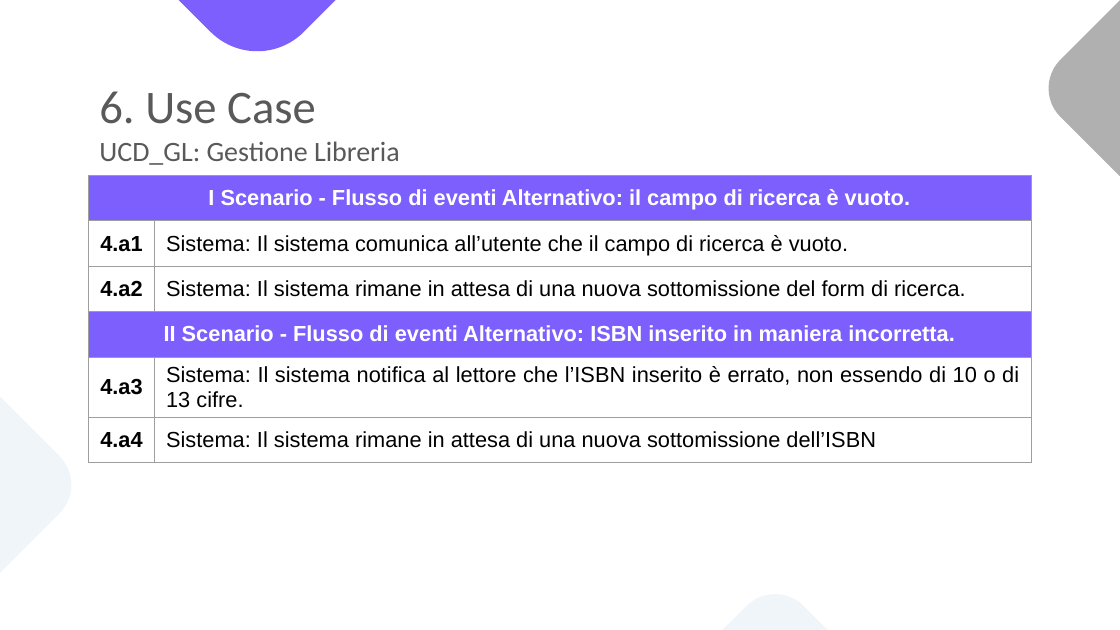
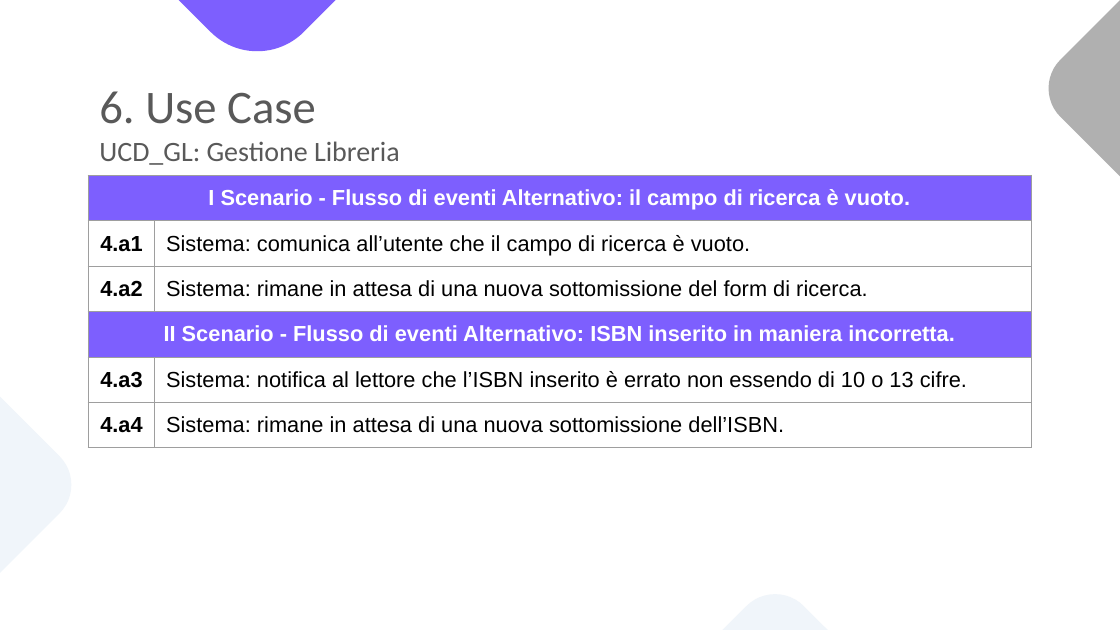
Before and after one commit to notjuary/Bookster_Classe03, a slide deck: slide 37 of DOC/Presentazione.pptx. Drawn at 1120x630 pixels with LibreOffice and Linux fonts; fonts in the diff are those of the drawing. Boxes give left, top, right and bottom in pixels: in the first picture for what was removed or moved away, otherwise in the second. Text is boxed around its words. In the diff, an @@ line names an element or a change of style, - is before the commit and + after.

```diff
--- a/DOC/Presentazione.pptx
+++ b/DOC/Presentazione.pptx
@@ table at (x1=88, y1=176, x2=1033, y2=448) @@
-row 2, column 2: Sistema: Il sistema comunica all’utente che il campo di ricerca è vuoto.
+row 2, column 2: Sistema: comunica all’utente che il campo di ricerca è vuoto.
-row 3, column 2: Sistema: Il sistema rimane in attesa di una nuova sottomissione del form di ricerca.
+row 3, column 2: Sistema: rimane in attesa di una nuova sottomissione del form di ricerca.
-row 5, column 2: Sistema: Il sistema notifica al lettore che l’ISBN inserito è errato, non essendo di 10 o di 13 cifre.
+row 5, column 2: Sistema: notifica al lettore che l’ISBN inserito è errato non essendo di 10 o 13 cifre.
-row 6, column 2: Sistema: Il sistema rimane in attesa di una nuova sottomissione dell’ISBN
+row 6, column 2: Sistema: rimane in attesa di una nuova sottomissione dell’ISBN.
```
Also in this commit, not shown: 57 other slides changed, 1 slide removed.
